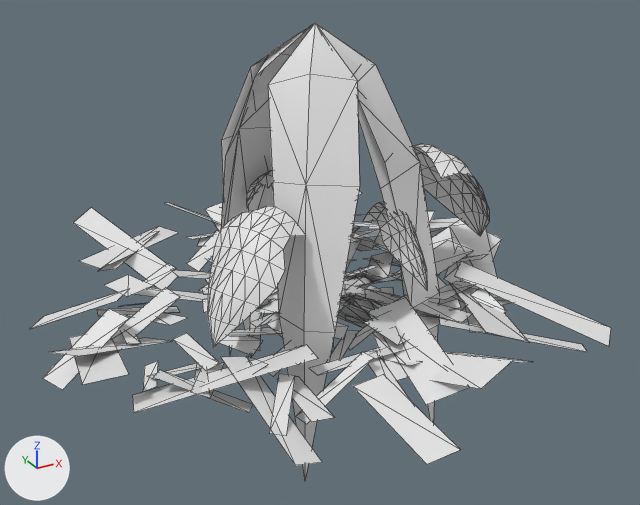
One commit to the OBJ model game/assets/models/plants/SM_Plant_PhilodendronJuvenile_Leaf.obj: the scene before it, then after it.
The view is the same before and after, from a 50 mm camera at (-1.72, -3.16, 1.82) aimed at (0.01, -0.02, 0.25). The lights are fixed; the arrows at lower left show +X, +Y and +Z. The picture after the commit comes second. Mesh edges are drawn as thin lines. Where no turn or scale is listed for an object, it has been applied to the vertices. Vertices at exactly the same position are counted once.

Names of what the first picture shows: 'SM_Plant_PhilodendronJuvenile_Leaf'.
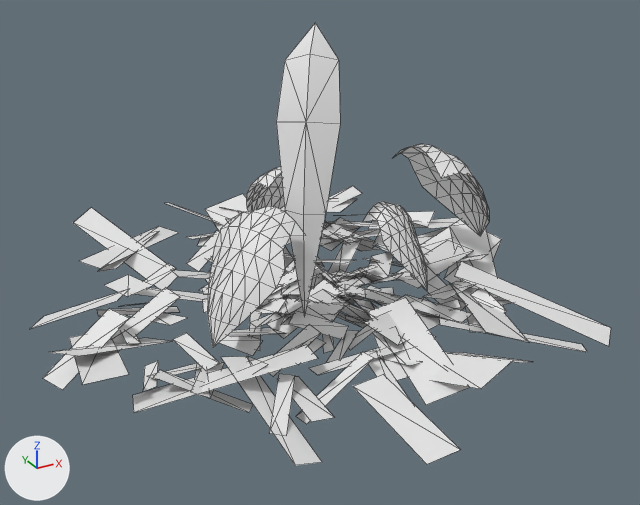
What differs and where, as boxes [x1, y1, x2, y2] in the pictures (640 x 505 px):
'SM_Plant_PhilodendronJuvenile_Leaf', reshaped
    before: [30, 23, 611, 479]
    after: [30, 23, 611, 466]
part 1 of me_sm_plant_philodendronjuvenile_leaf, cut back
    before: [221, 23, 439, 479]
    after: [276, 23, 340, 315]

Edits to the bpy script that builds the scene:
```text
Change me_sm_plant_philodendronjuvenile_leaf:
    used by ob_sm_plant_philodendronjuvenile_leaf; location = (0.0, 0.0, 0.0)
    remove me_sm_plant_philodendronjuvenile_leaf.from_pydata(...)  # 875 vertices, 684 faces; spans x -1.23..1.2, y -1.24..1.25, z -0.69..1.24
    add me_sm_plant_philodendronjuvenile_leaf.from_pydata(...)  # 835 vertices, 636 faces; spans x -1.23..1.2, y -1.24..1.25, z -0.1..1.24
    me_sm_plant_philodendronjuvenile_leaf part 1
    43 vertices are removed from x -0.32..0.51, y -0.49..0.62, z -0.69..1.1
    53 faces are deleted
    7 vertices move from x 0.02..0.43, y -0.36..0.04, z 0.06..1.08 to x -0.23..0.02, y -0.26..-0.02, z 0.55..1.15
    3 vertices are added at (-0.2, -0.27, 0.56), (-0.12, -0.31, 0.55), (-0.21, -0.28, 0.11)
    5 new faces join them
```
